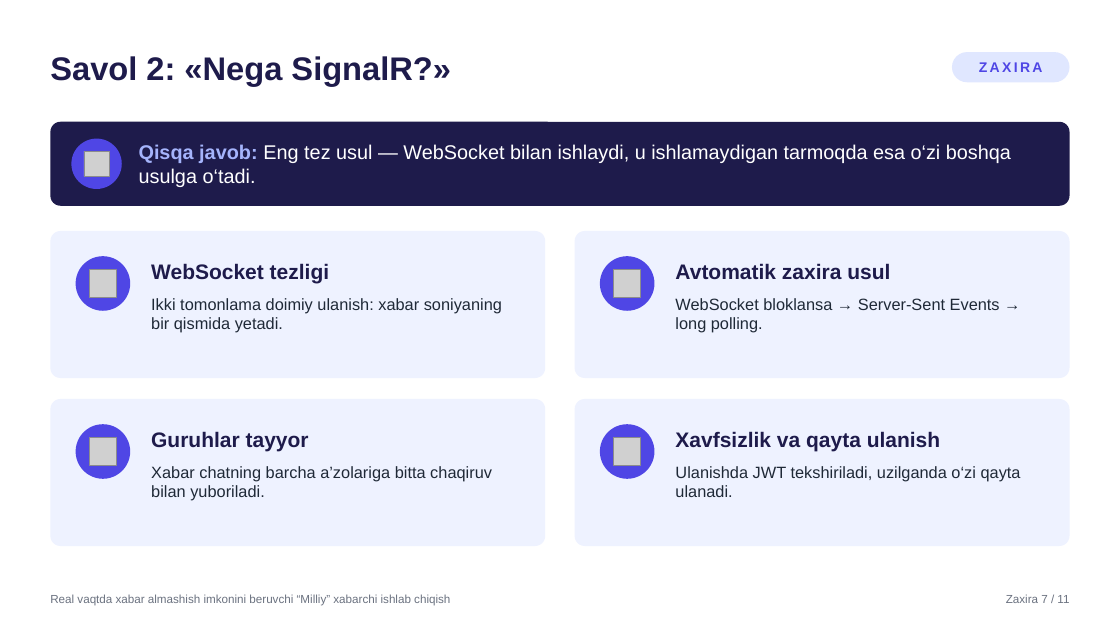
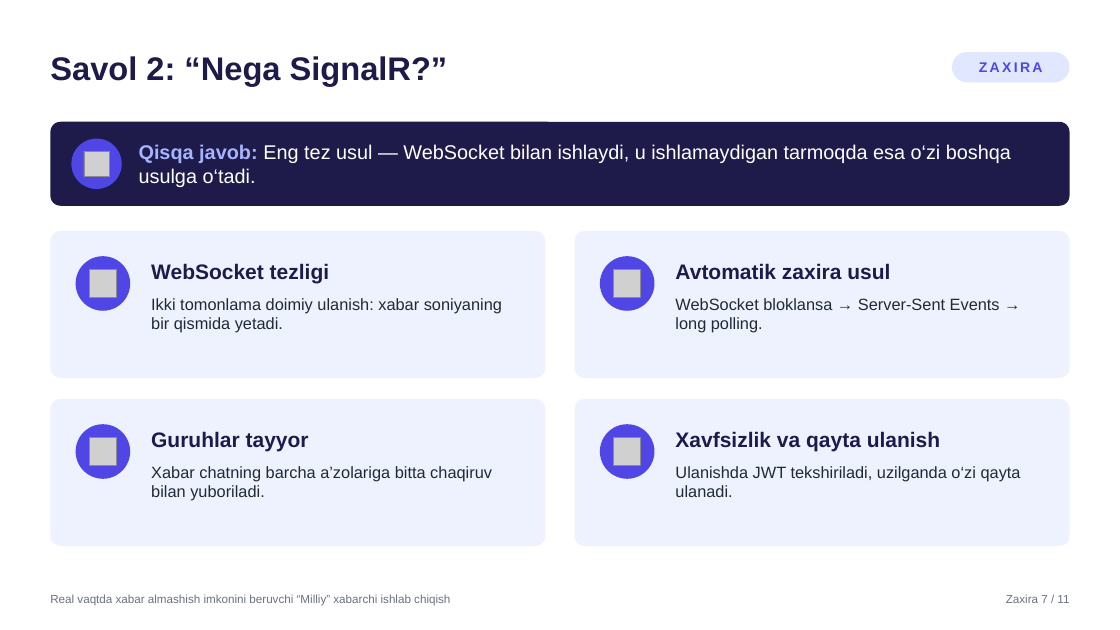
Before and after one commit to SardorSohinazarov/diplom-ish, a slide deck: slide 25 of diplom/Himoya_taqdimoti_Sohinazarov_Sardor.pptx. Drawn at 1120x630 pixels with LibreOffice and Linux fonts; fonts in the diff are those of the drawing; grey boxes stand for pictures. Boxes give left, top, right and bottom in pixels: in the first picture for what was removed or moved away, otherwise in the second. Text is boxed around its words. In the diff, an @@ line names an element or a change of style, - is before the commit and + after.

```diff
--- a/diplom/Himoya_taqdimoti_Sohinazarov_Sardor.pptx
+++ b/diplom/Himoya_taqdimoti_Sohinazarov_Sardor.pptx
@@ text at [50,56,448,86]: text changed @@
-Savol 2: «Nega SignalR?»
+Savol 2: “Nega SignalR?”
```
Also in this commit, not shown: 19 other slides changed, 2 other files.
